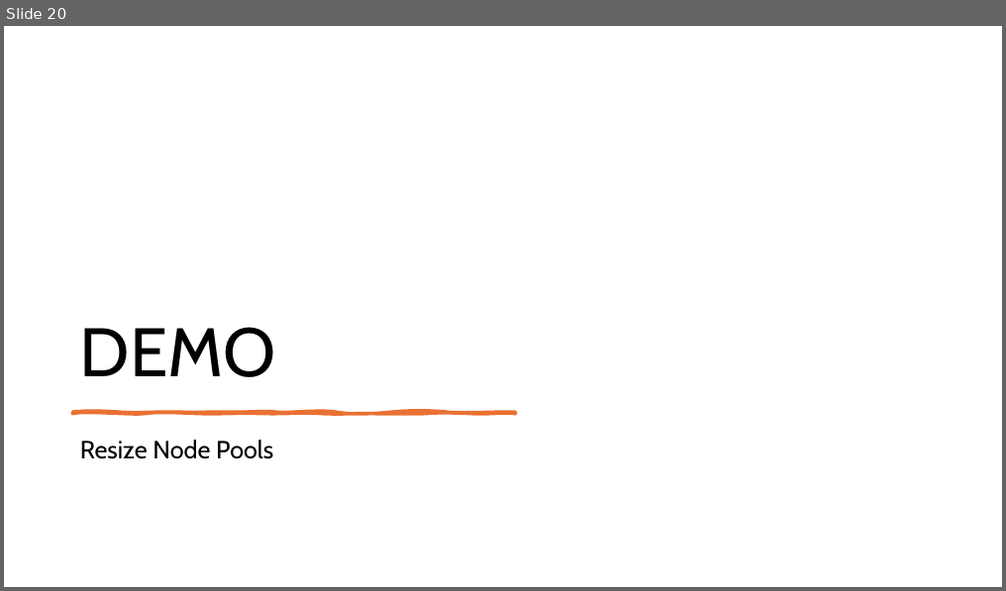
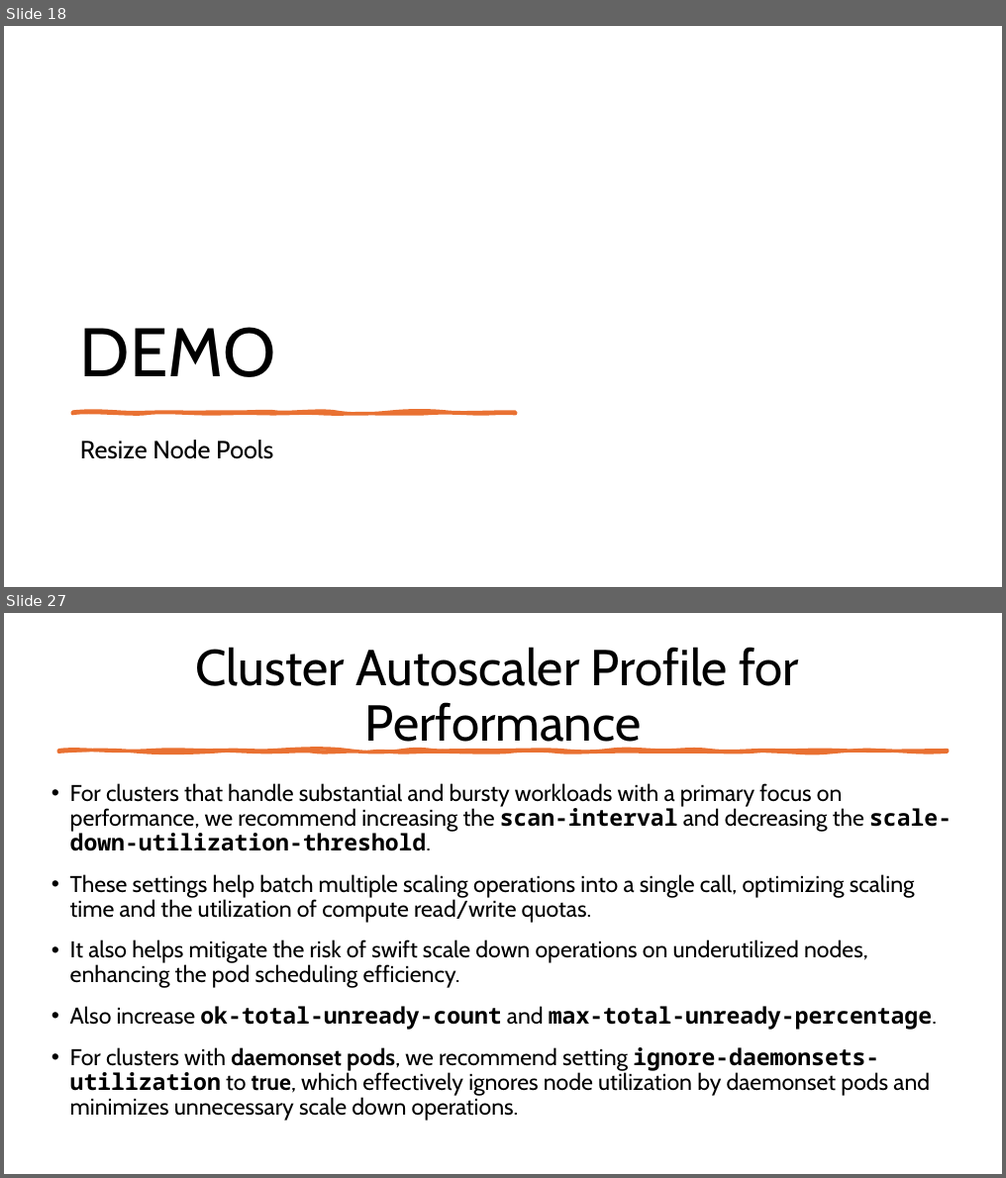
Before and after one commit to fhbilgen/AKSWorkshop, a slide deck: AKS_02_Node_Pools.pptx. Shown one above the other, each under a label of ours: slide 20 before the commit, slides 18 and 27 after it; the slides between them are not shown. The pictures are 1006x591 and 1006x1178 pixels, drawn with LibreOffice and Linux fonts; fonts in the diff are those of the drawing. Boxes give left, top, right and bottom in pixels: in the first picture for what was removed or moved away, otherwise in the second. Text is boxed around its words. In the diff, an @@ line names an element or a change of style, - is before the commit and + after.

Commit message:
AutoScaler and Node connection

```diff
--- a/AKS_02_Node_Pools.pptx
+++ b/AKS_02_Node_Pools.pptx
@@ slide 27 added at [4,613,1002,1174], background #FFFFFF @@
@@ title added at [195,647,799,752], 48.6 pt, text #000000 @@
+Cluster Autoscaler Profile for Performance
@@ freeform shape added at [58,750,947,752], fill #E97132, outline #E97132 3.25 pt @@
@@ text added at [70,783,951,1121], 22 pt, text #000000 @@
+• For clusters that handle substantial and bursty workloads with a primary focus on performance, we recommend increasing the scan-interval and decreasing the scale-down-utilization-threshold.
+• These settings help batch multiple scaling operations into a single call, optimizing scaling time and the utilization of compute read/write quotas.
+• It also helps mitigate the risk of swift scale down operations on underutilized nodes, enhancing the pod scheduling efficiency.
+• Also increase ok-total-unready-count and max-total-unready-percentage.
+• For clusters with daemonset pods, we recommend setting ignore-daemonsets-utilization to true, which effectively ignores node utilization by daemonset pods and minimizes unnecessary scale down operations.
@@ what was slide 20 is now slide 18 @@
```
Also in this commit, not shown: 1 slide changed, 10 other slides added, 5 other files.
